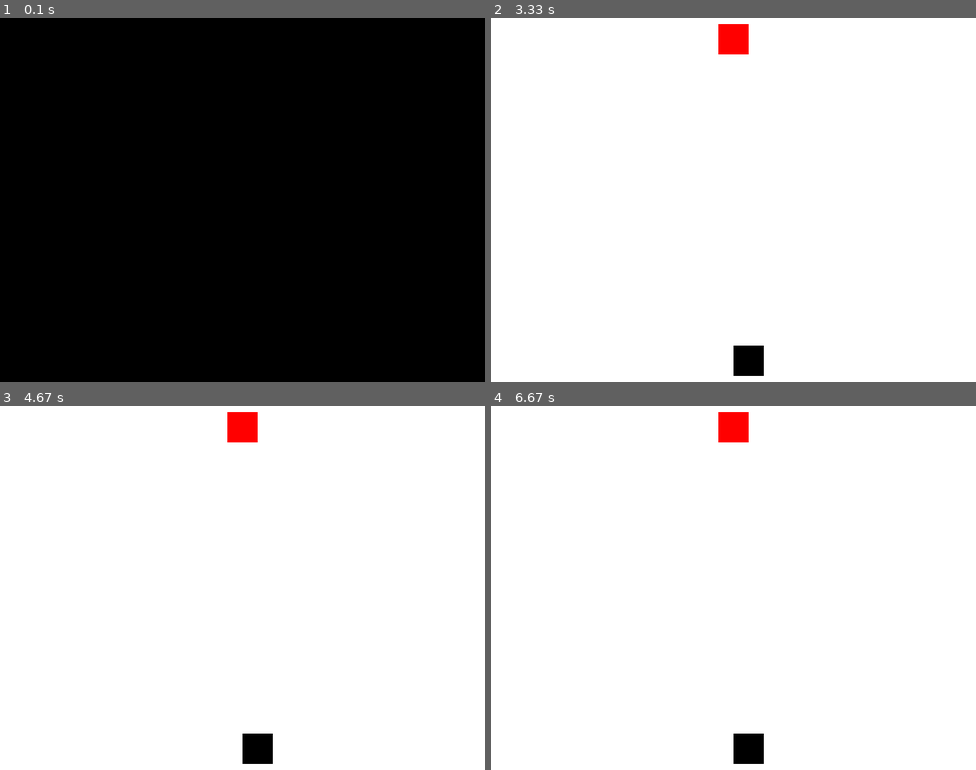
Above: before the commit, frames 1-4 (two rows, left to right).
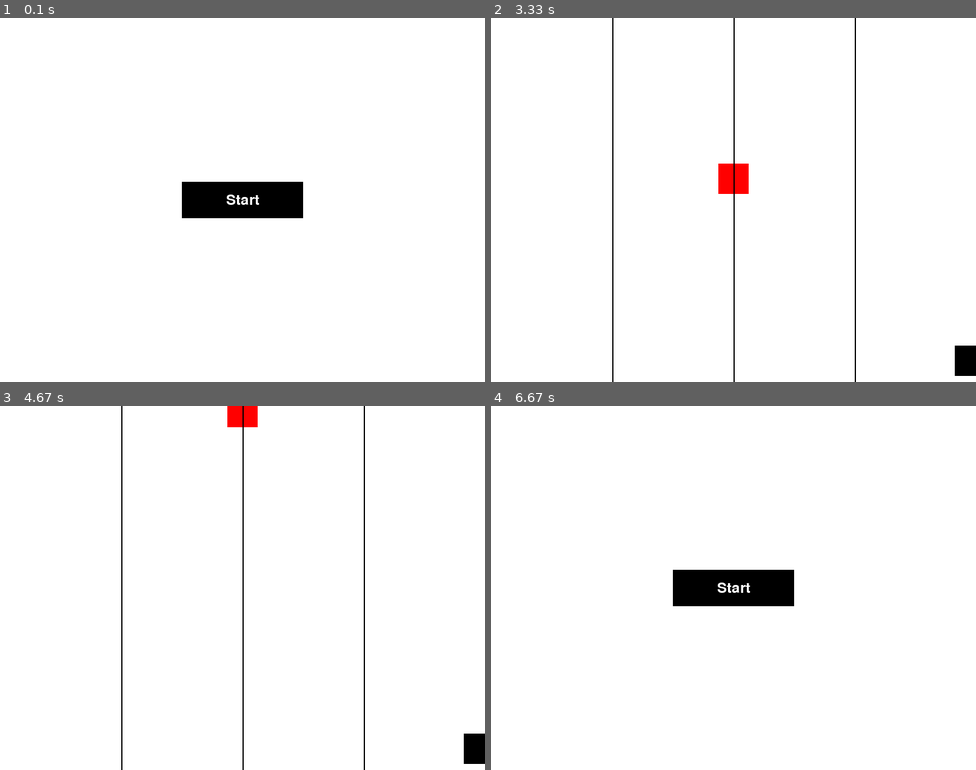
Above: after the commit, the same moments.

Repository: zwazel/pygame-experiment
Game: pygame game, started from main.py
The game is run twice, just before and just after one commit, with the same random seed, the same clock (stepped at 60 frames per second) and the same inputs.
Inputs:
- Up to frame 1 (0.1 s): no input
- Up to frame 2 (3.33 s): click "Start" at 0.38 s; hold D 0.67-1.13 s; hold A 1.67-2.2 s; hold D 2.67-3.3 s
- Up to frame 3 (4.67 s): hold A 3.33-3.8 s; hold D 3.83-4.3 s
- Up to frame 4 (6.67 s): hold A 4.83-5.37 s; hold D 5.83-6.47 s; hold A from 6.5 s (still down)

The runs differ from the first frame. In frame 1, 98% of the frame differs, in the area x 0-100%, y 0-100%; in frame 2, 2.6%; in frame 3, 1.9%; in frame 4, 3.5%.

Commit message:
kinda working

Diff:
--- a/main.py
+++ b/main.py
@@ -36,9 +36,9 @@
 # Set up the player square
 player_size = 50
 player_color = black
+player_x = width // 2 - player_size // 2
 player_y = height - player_size - 10  # Start position near the bottom
-player_lane_positions = [width // 4, width // 2, 3 * width // 4]  # Set positions for three lanes
-current_lane = 1  # Start in the middle lane
+player_speed = 65  # Discrete movement between three vertical lines
 
 # Define the start button
 button_rect = pygame.Rect(width // 2 - 100, height // 2 - 30, 200, 60)
@@ -73,14 +73,23 @@
         if red_square_y > height:
             red_square_y = -red_square_size
 
+        # Move the player square based on keyboard input
+        keys = pygame.key.get_pressed()
+        if keys[pygame.K_a] and player_x > 0:
+            player_x -= player_speed
+        if keys[pygame.K_d] and player_x < width - player_size:
+            player_x += player_speed
+
         # Collision detection
         red_rect = pygame.Rect(red_square_x, red_square_y, red_square_size, red_square_size)
+        player_rect = pygame.Rect(player_x, player_y, player_size, player_size)
 
-        if red_rect.colliderect(player_lane_positions[current_lane], player_y, player_size, player_size):
+        if red_rect.colliderect(player_rect):
             print("Collision!")
 
-            # Reset the position of the red square
+            # Reset the positions of both squares
             red_square_y = 10
+            player_x = width // 2 - player_size // 2
 
             # Switch back to the menu state
             current_state = MENU
@@ -91,12 +100,16 @@
         # Draw the red square
         pygame.draw.rect(screen, red_square_color, (red_square_x, red_square_y, red_square_size, red_square_size))
 
-        # Draw the player square in the current lane
-        pygame.draw.rect(screen, player_color,
-                         (player_lane_positions[current_lane], height - player_size - 10, player_size, player_size))
+        # Draw the player square
+        pygame.draw.rect(screen, player_color, (player_x, player_y, player_size, player_size))
 
-        # Update the display
-        pygame.display.flip()
+        # Draw the three vertical lines
+        pygame.draw.line(screen, black, (width // 4, 0), (width // 4, height), 2)
+        pygame.draw.line(screen, black, (width // 2, 0), (width // 2, height), 2)
+        pygame.draw.line(screen, black, (3 * width // 4, 0), (3 * width // 4, height), 2)
+
+    # Update the display
+    pygame.display.flip()
 
     # Control the frame rate
     clock.tick(60)
